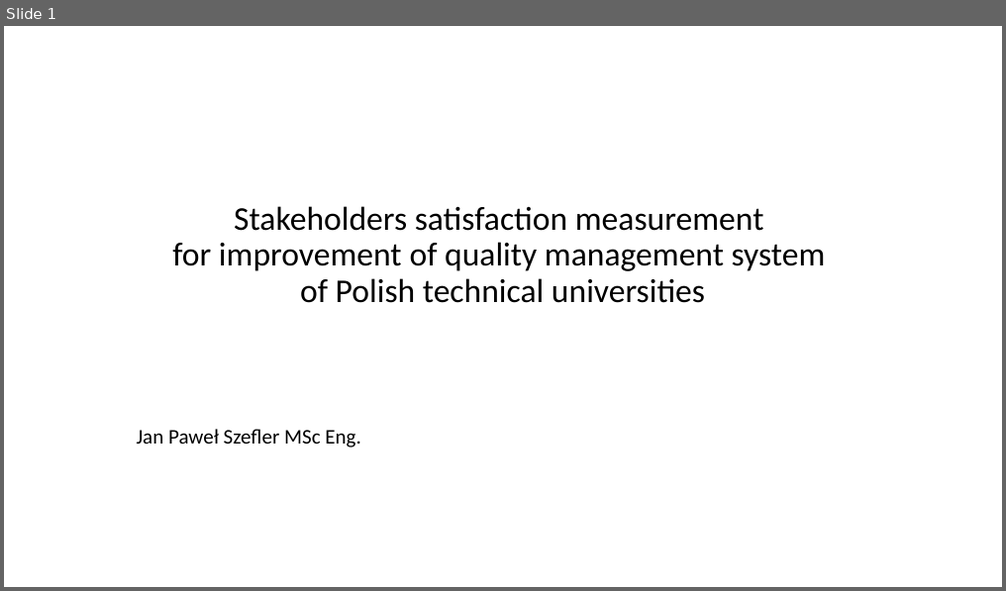
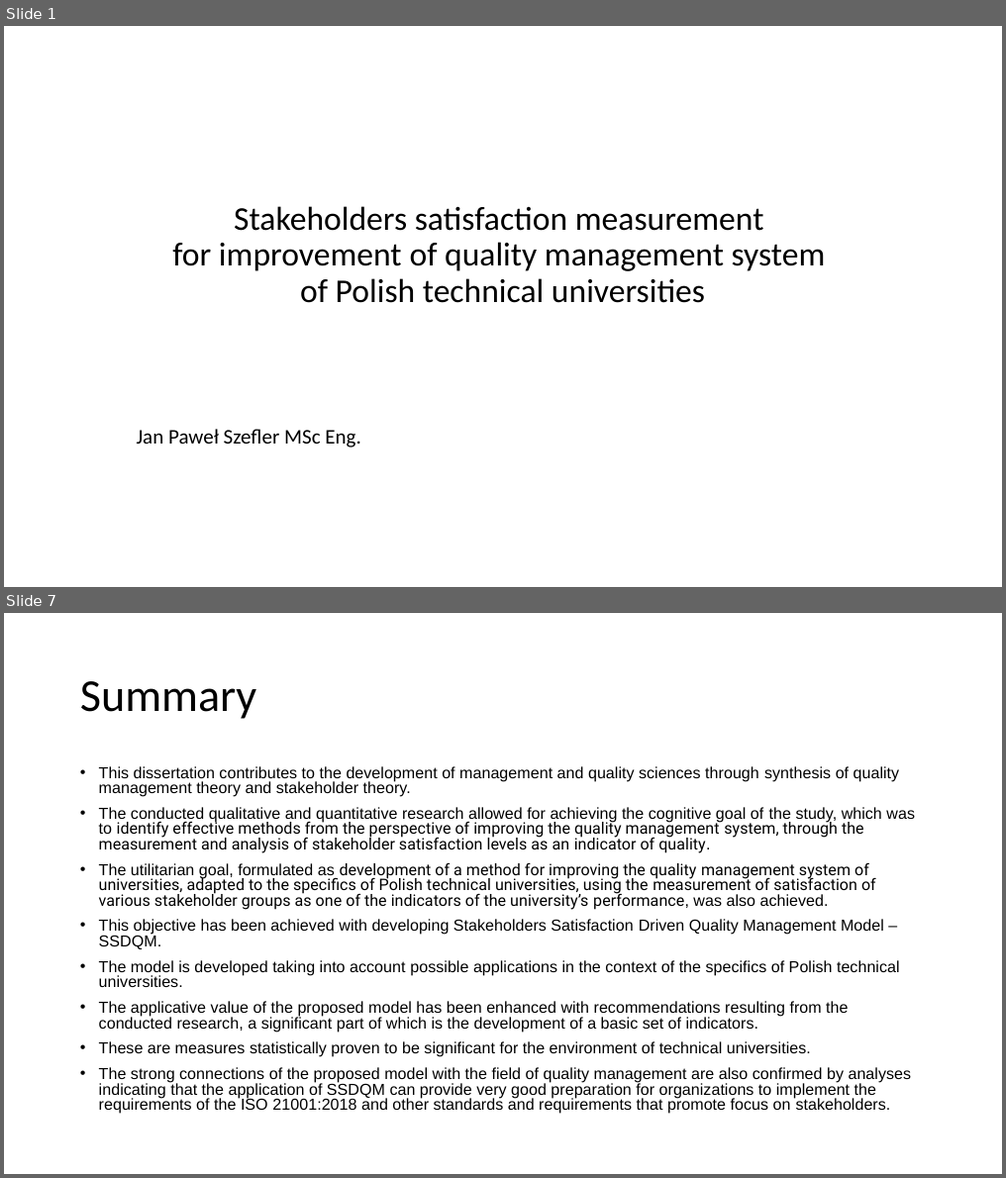
Before and after one commit to JeanPaulSzefler/doktorat_git, a slide deck: Egzaminy doktorskie/angielski/SSI_forHEI_QMS.pptx. Shown one above the other, each under a label of ours: slide 1 before the commit, slides 1 and 7 after it; the slides between them are not shown. The pictures are 1006x591 and 1006x1178 pixels, drawn with LibreOffice and Linux fonts; fonts in the diff are those of the drawing. Boxes give left, top, right and bottom in pixels: in the first picture for what was removed or moved away, otherwise in the second. Text is boxed around its words. In the diff, an @@ line names an element or a change of style, - is before the commit and + after.

```diff
--- a/Egzaminy doktorskie/angielski/SSI_forHEI_QMS.pptx
+++ b/Egzaminy doktorskie/angielski/SSI_forHEI_QMS.pptx
@@ slide 7 added at box(4, 613, 1002, 1174), background #FFFFFF @@
@@ title added at box(80, 681, 256, 719), 44 pt, text #000000 @@
+Summary
@@ text added at box(99, 766, 915, 1114), 15.3 pt, text #000000 @@
+• This dissertation contributes to the development of management and quality sciences through synthesis of quality management theory and stakeholder theory.
+• The conducted qualitative and quantitative research allowed for achieving the cognitive goal of the study, which was to identify effective methods from the perspective of improving the quality management system, through the measurement and analysis of stakeholder satisfaction levels as an indicator of quality.
+• The utilitarian goal, formulated as development of a method for improving the quality management system of universities, adapted to the specifics of Polish technical universities, using the measurement of satisfaction of various stakeholder groups as one of the indicators of the university’s performance, was also achieved.
+• This objective has been achieved with developing Stakeholders Satisfaction Driven Quality Management Model – SSDQM.
+• The model is developed taking into account possible applications in the context of the specifics of Polish technical universities.
+• The applicative value of the proposed model has been enhanced with recommendations resulting from the conducted research, a significant part of which is the development of a basic set of indicators.
+• These are measures statistically proven to be significant for the environment of technical universities.
+• The strong connections of the proposed model with the field of quality management are also confirmed by analyses indicating that the application of SSDQM can provide very good preparation for organizations to implement the requirements of the ISO 21001:2018 and other standards and requirements that promote focus on stakeholders.
```
Also in this commit, not shown: 6 other slides added, 1 slide removed.
